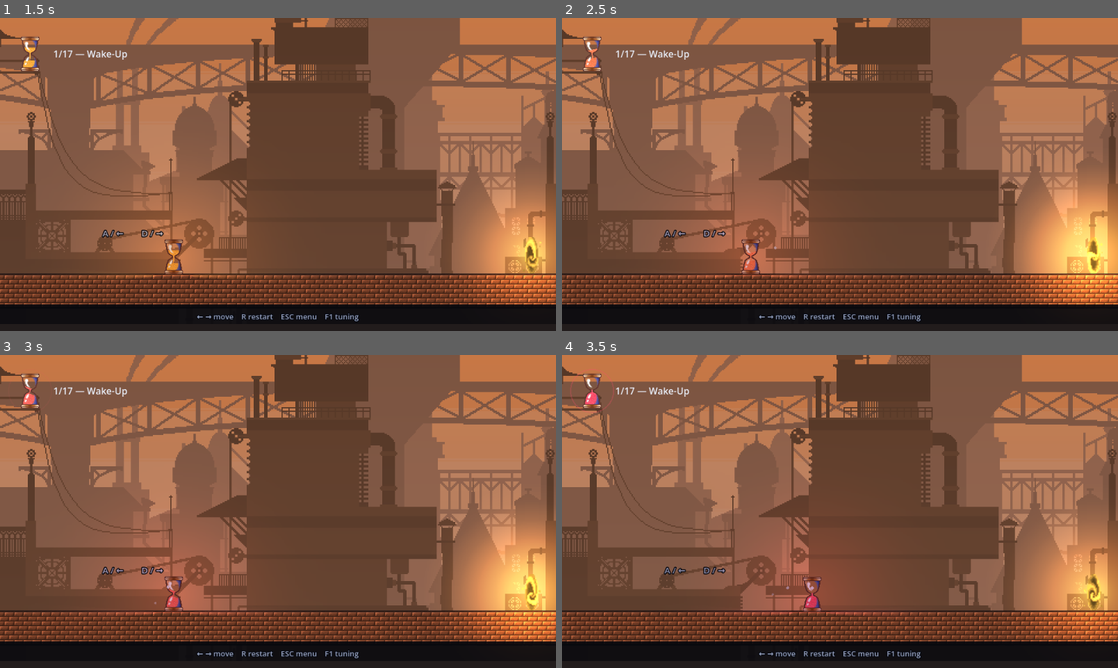
Above: before the commit, frames 1-4 (two rows, left to right).
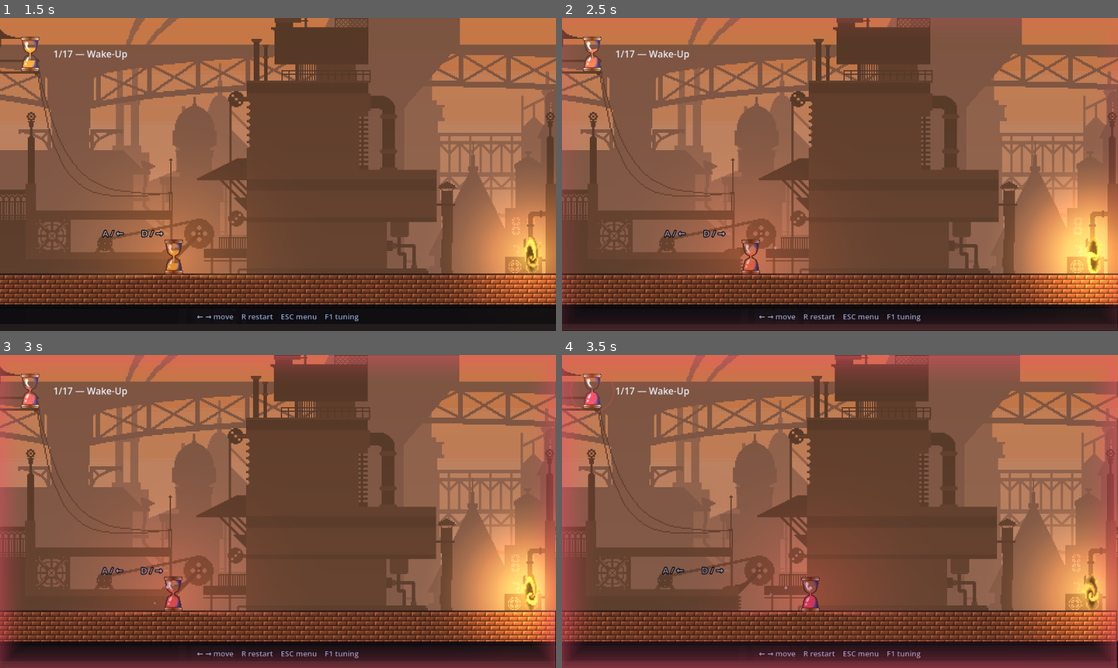
Above: after the commit, the same moments.

Repository: Athryell/GMTK-Game-Jam-2026
Game: Godot game, scene res://scenes/main.tscn
Two runs of this game, one before a commit and one after it. Both use one fixed random seed, a clock stepped at 60 frames per second and the inputs below. Sound files missing from this copy of the repository are replaced by a short silence.
Inputs:
- Up to frame 1 (1.5 s): hold Right (move_right) from 0.53 s (still down); tap Space (jump) at 0.77 s
- Up to frame 2 (2.5 s): tap Space (jump) at 1.52 s; release Right (move_right) at 2.03 s; hold Left (move_left) from 2.03 s (still down)
- Up to frame 3 (3 s): release Left (move_left) at 2.78 s; hold Right (move_right) from 2.78 s (still down)
- Up to frame 4 (3.5 s): keep holding Right (move_right); tap Space (jump) at 3.02 s

Frame 1 is identical in both runs. In frame 2, 2.0% of the frame differs, in the area x 0-100%, y 0-100%; in frame 3, 11%; in frame 4, 20%.

Commit message:
Redden and shake the screen edge as the sand runs out

Diff:
--- a/hourglass_hero_godot/scenes/ui/hud.tscn
+++ b/hourglass_hero_godot/scenes/ui/hud.tscn
@@ -1,6 +1,7 @@
-[gd_scene load_steps=2 format=3]
+[gd_scene load_steps=3 format=3]
 
 [ext_resource type="Script" path="res://scripts/ui/hud.gd" id="1_hud"]
+[ext_resource type="Script" path="res://scripts/fx/danger_edge.gd" id="2_danger"]
 
 [node name="HUD" type="CanvasLayer"]
 
@@ -55,3 +56,11 @@
 theme_override_constants/outline_size = 6
 theme_override_font_sizes/font_size = 13
 horizontal_alignment = 1
+
+[node name="DangerEdge" type="Control" parent="Root"]
+layout_mode = 1
+anchors_preset = 15
+anchor_right = 1.0
+anchor_bottom = 1.0
+mouse_filter = 2
+script = ExtResource("2_danger")
--- a/hourglass_hero_godot/scripts/fx/camera_rig.gd
+++ b/hourglass_hero_godot/scripts/fx/camera_rig.gd
@@ -80,6 +80,12 @@
 	# instead of buzzing at low amplitude.
 	_trauma = maxf(0.0, _trauma - delta / maxf(cfg.camera_shake_decay, 0.01))
 	var amount := _trauma * _trauma * cfg.camera_shake_strength
+	# A glass about to run out shakes the view for as long as it lasts. Squared
+	# like the trauma, so it only arrives at the very end, and kept out of
+	# `_trauma` itself, which is meant to decay.
+	if Game.status == Game.Status.PLAY:
+		var fear := Game.danger()
+		amount += fear * fear * cfg.camera_danger_shake
 	offset = Vector2(_rng.randf_range(-amount, amount), _rng.randf_range(-amount, amount))
 
 
--- /dev/null
+++ b/hourglass_hero_godot/scripts/fx/danger_edge.gd
@@ -0,0 +1,50 @@
+## The red border that closes in as the sand runs out: bands of [constant
+## Palette.SAND_LOW] fading inwards from the four edges, breathing on their own
+## clock and trembling a little.
+##
+## Drawn on the HUD's canvas, not in the world, so the camera shake that comes
+## with the same danger does not drag it around.
+extends Control
+
+## Bands from the edge inwards. Enough that the ramp reads as a gradient rather
+## than as steps at the depths below; more only costs draw calls.
+const BANDS := 14
+## How far the border trembles, in px.
+const TREMBLE := 2.5
+## Two mismatched rates, so the two axes never come back in step.
+const TREMBLE_RATES := Vector2(37.0, 29.0)
+
+var _clock := 0.0
+
+
+func _process(delta: float) -> void:
+	_clock += delta
+	queue_redraw()
+
+
+func _draw() -> void:
+	# Death stops the drain, which would otherwise leave the border pinned on
+	# through the death screen.
+	if Game.status != Game.Status.PLAY:
+		return
+	# Squared, so the border only really arrives at the very end.
+	var fear := Game.danger()
+	var glow := fear * fear
+	if glow <= 0.0:
+		return
+
+	var cfg := Tuning.cfg
+	# The pulse quickens with the danger: a slow breath at the warning, a
+	# heartbeat when there is nothing left.
+	var beat := 0.5 + 0.5 * sin(_clock * TAU * cfg.danger_edge_pulse * (0.6 + fear))
+	var peak := cfg.danger_edge_alpha * glow * (0.6 + 0.4 * beat)
+	var depth := cfg.danger_edge_depth * (0.55 + 0.45 * glow)
+	var step := depth / float(BANDS)
+	var shiver := Vector2(
+		sin(_clock * TREMBLE_RATES.x), cos(_clock * TREMBLE_RATES.y)) * TREMBLE * glow
+
+	for i in BANDS:
+		var inset := (float(i) + 0.5) * step
+		var fade := 1.0 - float(i) / float(BANDS)
+		var rect := Rect2(Vector2(inset, inset) + shiver, size - Vector2(inset, inset) * 2.0)
+		draw_rect(rect, Color(Palette.SAND_LOW, peak * fade * fade), false, step)
--- a/hourglass_hero_godot/scripts/game_config.gd
+++ b/hourglass_hero_godot/scripts/game_config.gd
@@ -99,6 +99,10 @@
 @export_range(0.0, 60.0, 1.0) var camera_shake_strength: float = 16.0
 ## Seconds for a full-strength shake to die away.
 @export_range(0.05, 3.0, 0.05) var camera_shake_decay: float = 0.55
+## Shake amplitude with an all but empty glass, in px. Held for as long as the
+## danger lasts, so it has to sit well under `camera_shake_strength`: this is a
+## tremor you play through, not a hit.
+@export_range(0.0, 20.0, 0.5) var camera_danger_shake: float = 3.5
 
 @export_group("Light")
 
@@ -122,3 +126,9 @@
 @export_range(0.05, 2.0, 0.05) var pad_flash_duration: float = 0.4
 ## How fast a spring un-squashes after a bounce. Higher = snappier.
 @export_range(0.5, 12.0, 0.5) var spring_recovery_speed: float = 4.0
+## How far the red danger border reaches in from the screen edge, in px.
+@export_range(0.0, 200.0, 5.0) var danger_edge_depth: float = 72.0
+## The border's alpha at its brightest.
+@export_range(0.0, 1.0, 0.05) var danger_edge_alpha: float = 0.7
+## Beats per second the border breathes at, before the danger quickens it.
+@export_range(0.0, 6.0, 0.1) var danger_edge_pulse: float = 1.6
Not shown, added: hourglass_hero_godot/scripts/fx/danger_edge.gd.uid
